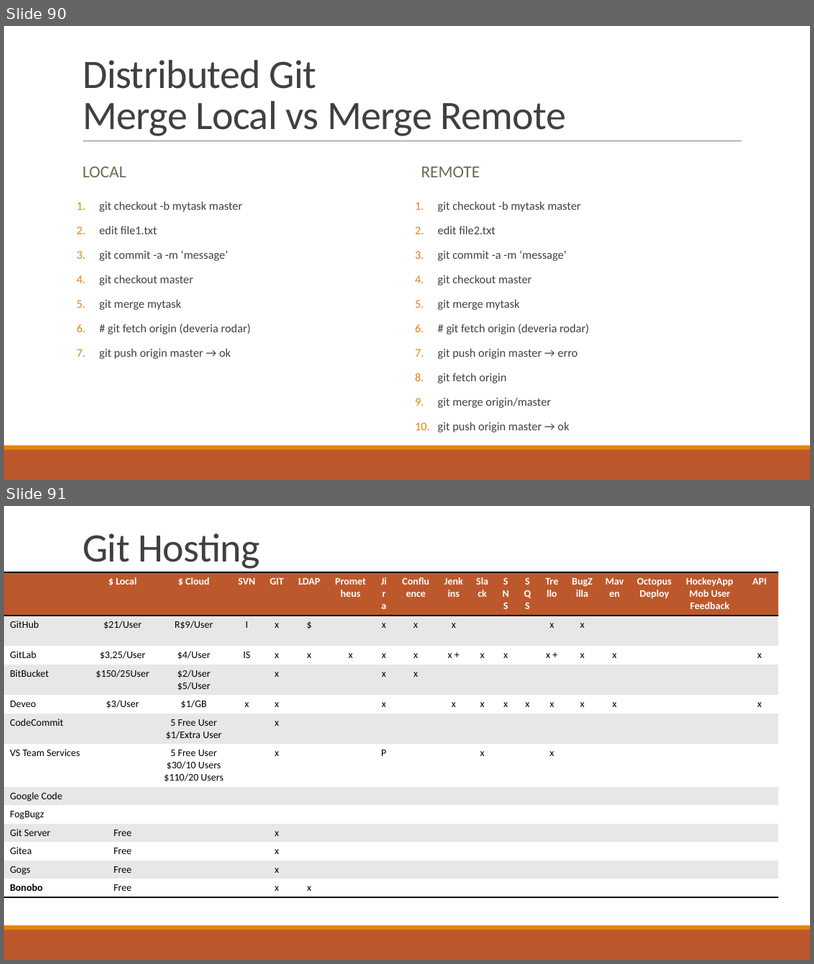
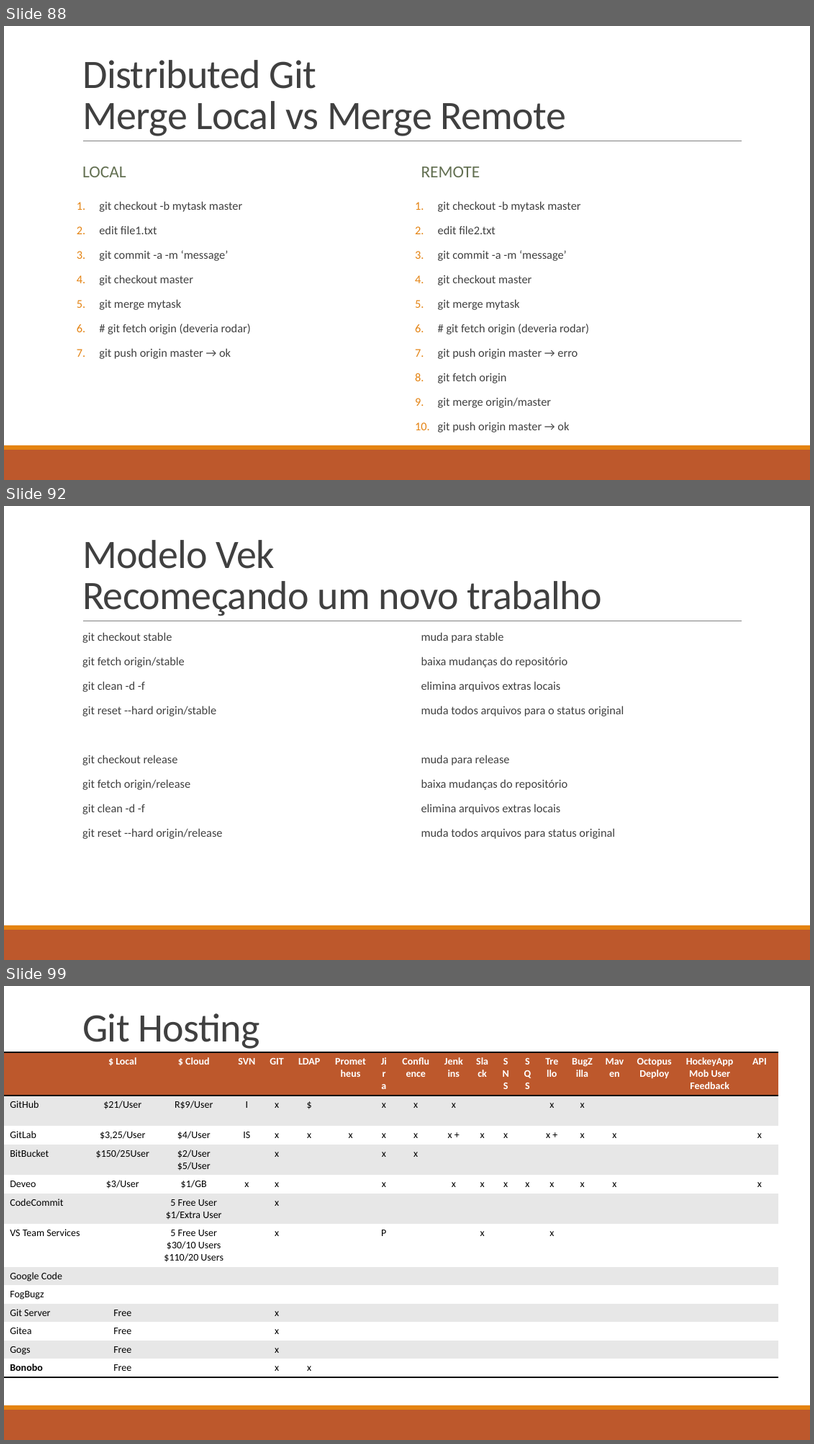
Before and after one commit to ekson73/Docs, a slide deck: Projeto VEK - GIT 4 VEK.pptx. Shown one above the other, each under a label of ours: slides 90 and 91 before the commit, slides 88, 92 and 99 after it; the slides between them are not shown. The pictures are 814x964 and 814x1444 pixels, drawn with LibreOffice and Linux fonts; fonts in the diff are those of the drawing. Boxes give left, top, right and bottom in pixels: in the first picture for what was removed or moved away, otherwise in the second. Text is boxed around its words. In the diff, an @@ line names an element or a change of style, - is before the commit and + after.

```diff
--- a/Projeto VEK - GIT 4 VEK.pptx
+++ b/Projeto VEK - GIT 4 VEK.pptx
@@ slide 92 added at (4, 506, 810, 960), background #FFFFFF; not listed: 3 template elements that a slide beside it also shows @@
@@ title added at (82, 540, 602, 616), 48 pt, text #404040 @@
+Modelo Vek
+Recomeçando um novo trabalho
@@ text added at (82, 632, 222, 839), 14 pt, text #404040 @@
+  git checkout stable
+  git fetch origin/stable
+  git clean -d -f
+  git reset --hard origin/stable
+  git checkout release
+  git fetch origin/release
+  git clean -d -f
+  git reset --hard origin/release
@@ text added at (422, 632, 625, 839), 14 pt, text #404040 @@
+  muda para stable
+  baixa mudanças do repositório
+  elimina arquivos extras locais
+  muda todos arquivos para o status original
+  muda para release
+  baixa mudanças do repositório
+  elimina arquivos extras locais
+  muda todos arquivos para status original
@@ what was slide 90 is now slide 88 @@
@@ what was slide 91 is now slide 99 @@
```
Also in this commit, not shown: 10 slides changed, 11 other slides added, 5 slides removed, 1 other file.
